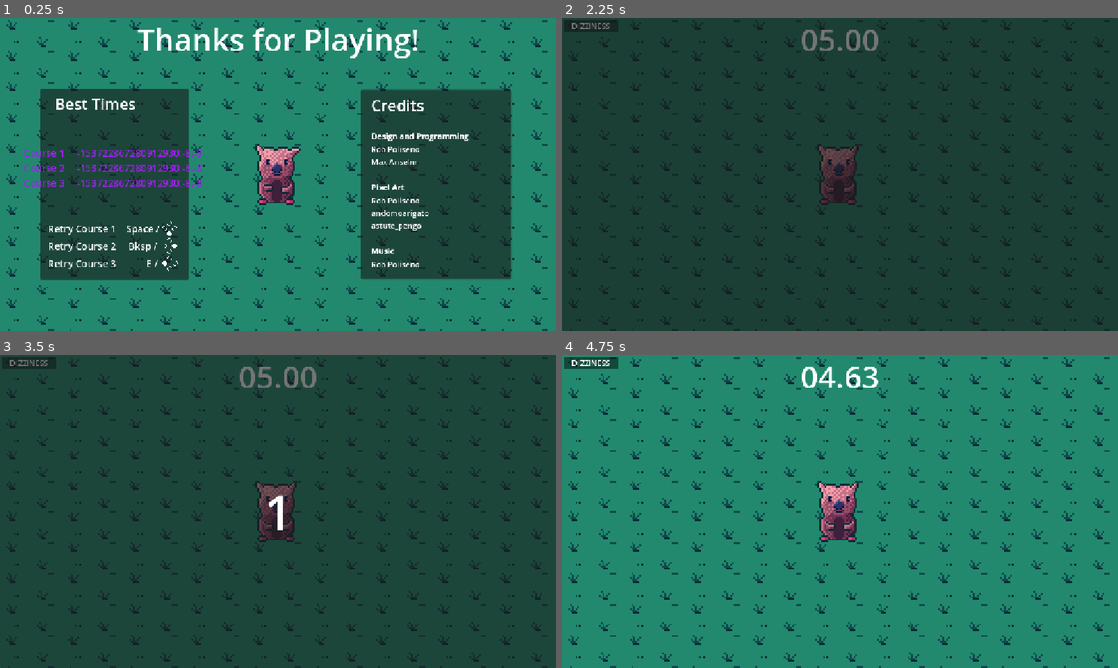
Above: before the commit, frames 1-4 (two rows, left to right).
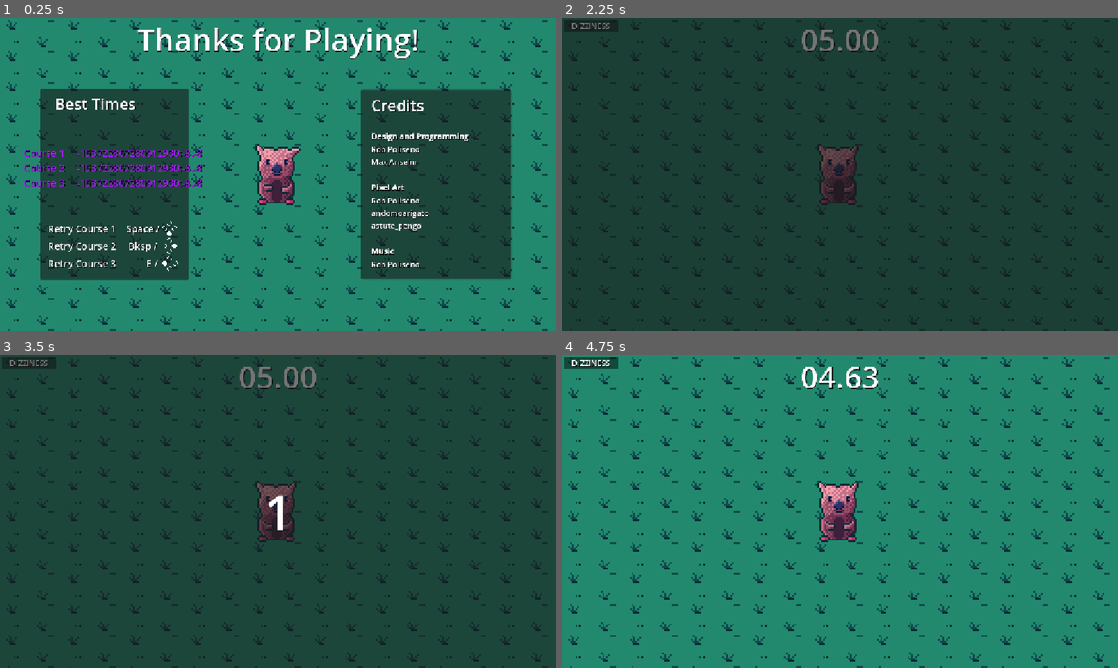
Above: after the commit, the same moments.

Repository: robplaysmusic-bit/dizzy-dash
Game: Godot game, scene res://menus/final_results.tscn
Two runs of this game, one before a commit and one after it. Both use one fixed random seed, a clock stepped at 60 frames per second and the inputs below. This scene is started directly instead of the project's main scene.
Inputs (mouse positions are in pixels of both pictures, inside the frame that each line leads up to):
- Up to frame 1 (0.25 s): no input
- Up to frame 2 (2.25 s): tap Enter at 0.5 s; move the mouse to (962, 158) at 0.52 s; hold D (right) 0.53-1.25 s; hold Space (jump) 0.53-1.25 s; click (962, 158) at 0.67 s; tap E (retry_spin) at 1.25 s; drag from (728, 190) to (812, 237) at 1.27 s; move the mouse to (895, 105) at 2.02 s; hold D (right) from 2.03 s (still down); hold Space (jump) from 2.03 s (still down); tap F at 2.1 s
- Up to frame 3 (3.5 s): release D (right) at 2.75 s; release Space (jump) at 2.75 s; tap E (retry_spin) at 2.75 s; drag from (250, 574) to (111, 464) at 2.77 s
- Up to frame 4 (4.75 s): move the mouse to (1006, 558) at 3.52 s; hold A (left) 3.53-4.25 s; hold Space (jump) 3.53-4.25 s; tap Z at 3.6 s; tap Escape (menu) at 4.15 s; tap E (retry_spin) at 4.25 s; drag from (673, 464) to (756, 433) at 4.27 s

The runs differ from the first frame. In frame 1, 1.7% of the frame differs, in the area x 4-85%, y 3-81%; in frame 2, less than 0.1%; in frame 3, 0.1%; in frame 4, 0.2%.

Commit message:
font shadows everywhere
fix confusing variables in results screen. hide debug UI

Diff:
--- a/levels/spin-minigame.tscn
+++ b/levels/spin-minigame.tscn
@@ -312,6 +312,7 @@
 
 [node name="TimeRemaining" type="Label" parent="CanvasLayer/MarginContainer" unique_id=892165893]
 layout_mode = 2
+theme_override_colors/font_shadow_color = Color(0, 0, 0, 1)
 theme_override_font_sizes/font_size = 64
 text = "10.00"
 
--- a/menus/dizziness_ui.tscn
+++ b/menus/dizziness_ui.tscn
@@ -42,6 +42,7 @@
 [node name="Label" type="Label" parent="." unique_id=1085182608]
 layout_mode = 2
 size_flags_vertical = 1
+theme_override_colors/font_shadow_color = Color(0, 0, 0, 1)
 text = "Dizziness"
 horizontal_alignment = 1
 vertical_alignment = 1
--- a/menus/final_results.tscn
+++ b/menus/final_results.tscn
@@ -328,6 +328,7 @@
 offset_right = 73.5
 offset_bottom = 23.0
 grow_horizontal = 2
+theme_override_colors/font_shadow_color = Color(0, 0, 0, 1)
 theme_override_font_sizes/font_size = 64
 text = "Thanks for Playing!"
 
@@ -360,6 +361,7 @@
 layout_mode = 2
 size_flags_horizontal = 0
 size_flags_vertical = 6
+theme_override_colors/font_shadow_color = Color(0, 0, 0, 1)
 theme_override_font_sizes/font_size = 32
 text = "Best Times"
 
@@ -398,6 +400,7 @@
 [node name="label" type="Label" parent="FinalResultsUI/Results/VBoxContainer/CourseSelect/VBoxContainer/Course1Retry" unique_id=1503124088]
 layout_mode = 2
 size_flags_horizontal = 3
+theme_override_colors/font_shadow_color = Color(0, 0, 0, 1)
 theme_override_font_sizes/font_size = 20
 text = "Retry Course 1    Space /"
 
@@ -419,6 +422,7 @@
 [node name="label2" type="Label" parent="FinalResultsUI/Results/VBoxContainer/CourseSelect/VBoxContainer/Course2Retry" unique_id=1045794954]
 layout_mode = 2
 size_flags_horizontal = 3
+theme_override_colors/font_shadow_color = Color(0, 0, 0, 1)
 theme_override_font_sizes/font_size = 20
 text = "Retry Course 2     Bksp / "
 horizontal_alignment = 2
@@ -441,6 +445,7 @@
 [node name="label3" type="Label" parent="FinalResultsUI/Results/VBoxContainer/CourseSelect/VBoxContainer/Course3Retry" unique_id=1919276658]
 layout_mode = 2
 size_flags_horizontal = 3
+theme_override_colors/font_shadow_color = Color(0, 0, 0, 1)
 theme_override_font_sizes/font_size = 20
 text = "Retry Course 3            E / "
 horizontal_alignment = 2
@@ -488,17 +493,20 @@
 
 [node name="Credits" type="Label" parent="FinalResultsUI/Credits/MarginContainer/VBoxContainer2" unique_id=2135989775]
 layout_mode = 2
+theme_override_colors/font_shadow_color = Color(0, 0, 0, 1)
 theme_override_font_sizes/font_size = 32
 text = "Credits"
 
 [node name="Design" type="Label" parent="FinalResultsUI/Credits/MarginContainer/VBoxContainer2" unique_id=284609748]
 layout_mode = 2
+theme_override_colors/font_shadow_color = Color(0, 0, 0, 1)
 theme_override_fonts/font = SubResource("FontVariation_03dd7")
 text = "
 Design and Programming"
 
 [node name="Label" type="Label" parent="FinalResultsUI/Credits/MarginContainer/VBoxContainer2" unique_id=1526039463]
 layout_mode = 2
+theme_override_colors/font_shadow_color = Color(0, 0, 0, 1)
 theme_override_font_sizes/font_size = 16
 text = "Rob Poliseno
 Max Anselm
@@ -506,11 +514,13 @@
 
 [node name="Art" type="Label" parent="FinalResultsUI/Credits/MarginContainer/VBoxContainer2" unique_id=16828529]
 layout_mode = 2
+theme_override_colors/font_shadow_color = Color(0, 0, 0, 1)
 theme_override_fonts/font = SubResource("FontVariation_03dd7")
 text = "Pixel Art"
 
 [node name="Label3" type="Label" parent="FinalResultsUI/Credits/MarginContainer/VBoxContainer2" unique_id=718097524]
 layout_mode = 2
+theme_override_colors/font_shadow_color = Color(0, 0, 0, 1)
 theme_override_font_sizes/font_size = 16
 text = "Rob Poliseno
 andomoarigato
@@ -519,10 +529,12 @@
 
 [node name="Music" type="Label" parent="FinalResultsUI/Credits/MarginContainer/VBoxContainer2" unique_id=19643357]
 layout_mode = 2
+theme_override_colors/font_shadow_color = Color(0, 0, 0, 1)
 theme_override_fonts/font = SubResource("FontVariation_03dd7")
 text = "Music"
 
 [node name="Label5" type="Label" parent="FinalResultsUI/Credits/MarginContainer/VBoxContainer2" unique_id=65329726]
 layout_mode = 2
+theme_override_colors/font_shadow_color = Color(0, 0, 0, 1)
 theme_override_font_sizes/font_size = 16
 text = "Rob Poliseno"
--- a/menus/result_row.gd
+++ b/menus/result_row.gd
@@ -1,11 +1,11 @@
 class_name ResultRow extends Control
 
-@onready var left: Label = $HBoxContainer/TimeLabel
-@onready var right: Label = $HBoxContainer/TierLabel
+@onready var time: Label = $HBoxContainer/TimeLabel
+@onready var tier: Label = $HBoxContainer/TierLabel
 @onready var hbox: HBoxContainer = $HBoxContainer
 
-func set_text(description: String, time: float, color: Color) -> void:
-	left.add_theme_color_override("font_color", color)
-	right.add_theme_color_override("font_color", color)
-	left.text = DizzyManager.format_time(time)
-	right.text = description
+func set_text(description: String, t: float, color: Color) -> void:
+	time.add_theme_color_override("font_color", color)
+	tier.add_theme_color_override("font_color", color)
+	time.text = DizzyManager.format_time(t)
+	tier.text = description
--- a/menus/result_row.tscn
+++ b/menus/result_row.tscn
@@ -15,12 +15,9 @@
 
 [node name="HBoxContainer" type="HBoxContainer" parent="." unique_id=1996801567]
 layout_mode = 1
-anchors_preset = 13
-anchor_left = 0.5
-anchor_right = 0.5
+anchors_preset = 15
+anchor_right = 1.0
 anchor_bottom = 1.0
-offset_left = -108.0
-offset_right = 108.0
 grow_horizontal = 2
 grow_vertical = 2
 theme_override_constants/separation = 25
@@ -28,13 +25,17 @@
 
 [node name="TierLabel" type="Label" parent="HBoxContainer" unique_id=275137789]
 layout_mode = 2
+size_flags_horizontal = 3
+theme_override_colors/font_shadow_color = Color(0, 0, 0, 1)
 theme_override_font_sizes/font_size = 20
-text = "00:00.00"
+text = "Personal Best"
+horizontal_alignment = 2
 vertical_alignment = 1
 
 [node name="TimeLabel" type="Label" parent="HBoxContainer" unique_id=1908045913]
 layout_mode = 2
+size_flags_horizontal = 3
+theme_override_colors/font_shadow_color = Color(0, 0, 0, 1)
 theme_override_font_sizes/font_size = 20
-text = "Personal Best"
-horizontal_alignment = 2
+text = "00:00.00"
 vertical_alignment = 1
--- a/menus/result_ui.tscn
+++ b/menus/result_ui.tscn
@@ -103,6 +103,7 @@
 [node name="Label2" type="Label" parent="M/V/MarginContainer/VBoxContainer/HBoxContainer" unique_id=915444558]
 layout_mode = 2
 size_flags_horizontal = 3
+theme_override_colors/font_shadow_color = Color(0, 0, 0, 1)
 theme_override_font_sizes/font_size = 24
 text = "Next Course                 Space /"
 
@@ -124,6 +125,7 @@
 [node name="Label" type="Label" parent="M/V/MarginContainer/VBoxContainer/HBoxContainer2" unique_id=9292614]
 layout_mode = 2
 size_flags_horizontal = 3
+theme_override_colors/font_shadow_color = Color(0, 0, 0, 1)
 theme_override_font_sizes/font_size = 24
 text = "Retry Course                 Bksp / "
 horizontal_alignment = 2
@@ -146,6 +148,7 @@
 [node name="RestartFromSpinControls" type="Label" parent="M/V/MarginContainer/VBoxContainer/HBoxContainer3" unique_id=1607692763]
 layout_mode = 2
 size_flags_horizontal = 3
+theme_override_colors/font_shadow_color = Color(0, 0, 0, 1)
 theme_override_font_sizes/font_size = 24
 text = "Retry From Last Spin         E / "
 horizontal_alignment = 2
--- a/menus/timer_ui.tscn
+++ b/menus/timer_ui.tscn
@@ -25,6 +25,7 @@
 
 [node name="CurrentTime" type="Label" parent="MarginContainer/VBoxContainer" unique_id=74424743]
 layout_mode = 2
+theme_override_colors/font_shadow_color = Color(0, 0, 0, 1)
 theme_override_font_sizes/font_size = 32
 text = "00:05.22"
 horizontal_alignment = 2
@@ -32,6 +33,7 @@
 [node name="PlatinumTime" type="Label" parent="MarginContainer/VBoxContainer" unique_id=924877319]
 layout_mode = 2
 theme_override_colors/font_color = Color(0.44313726, 0.7019608, 0.8901961, 0.9882353)
+theme_override_colors/font_shadow_color = Color(0, 0, 0, 1)
 theme_override_font_sizes/font_size = 16
 text = "00:15.00"
 horizontal_alignment = 2
@@ -39,6 +41,7 @@
 [node name="GoldTime" type="Label" parent="MarginContainer/VBoxContainer" unique_id=694413446]
 layout_mode = 2
 theme_override_colors/font_color = Color(1, 0.8745098, 0.34509805, 1)
+theme_override_colors/font_shadow_color = Color(0, 0, 0, 1)
 theme_override_font_sizes/font_size = 16
 text = "00:20.00"
 horizontal_alignment = 2
@@ -46,6 +49,7 @@
 [node name="SilverTime" type="Label" parent="MarginContainer/VBoxContainer" unique_id=2010341381]
 layout_mode = 2
 theme_override_colors/font_color = Color(0.8117647, 0.77254903, 0.70980394, 1)
+theme_override_colors/font_shadow_color = Color(0, 0, 0, 1)
 theme_override_font_sizes/font_size = 16
 text = "00:25.00"
 horizontal_alignment = 2
@@ -53,6 +57,7 @@
 [node name="BronzeTime" type="Label" parent="MarginContainer/VBoxContainer" unique_id=461037683]
 layout_mode = 2
 theme_override_colors/font_color = Color(0.76862746, 0.4509804, 0.03137255, 1)
+theme_override_colors/font_shadow_color = Color(0, 0, 0, 1)
 theme_override_font_sizes/font_size = 16
 text = "00:32.00"
 horizontal_alignment = 2
@@ -73,6 +78,7 @@
 visible = false
 
 [node name="InputDebug" type="Label" parent="." unique_id=995636257]
+visible = false
 anchors_preset = 2
 anchor_top = 1.0
 anchor_bottom = 1.0
@@ -81,6 +87,7 @@
 grow_vertical = 0
 
 [node name="DizzyDebug" type="Label" parent="." unique_id=35567627]
+visible = false
 anchors_preset = 3
 anchor_left = 1.0
 anchor_top = 1.0
Not shown, changed: kanban_tasks_data.kanban
